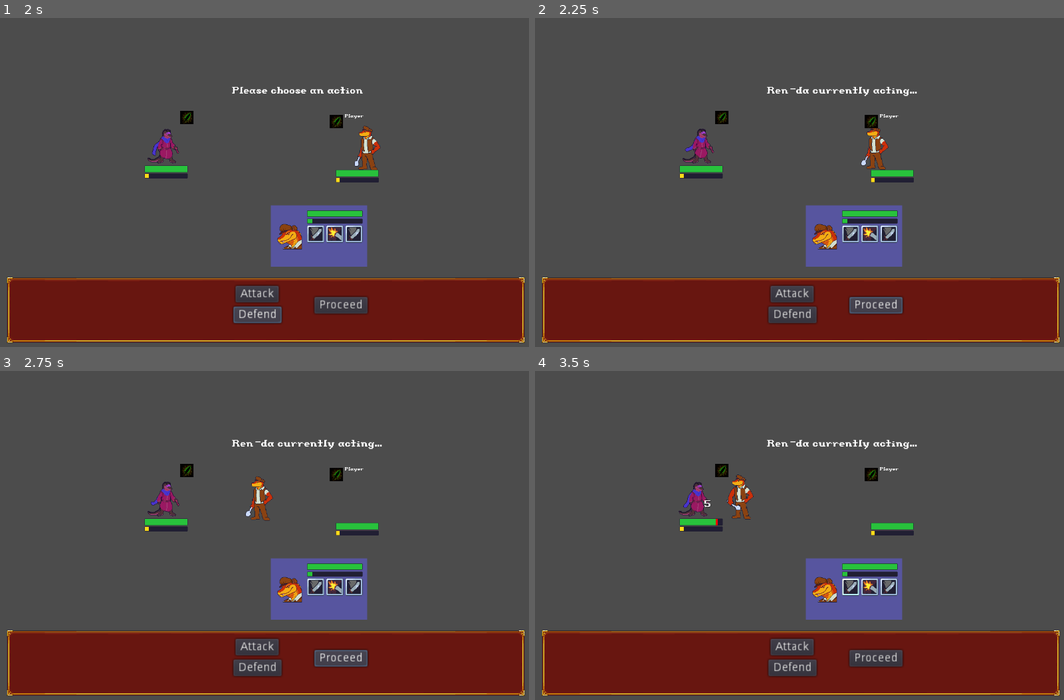
Above: before the commit, frames 1-4 (two rows, left to right).
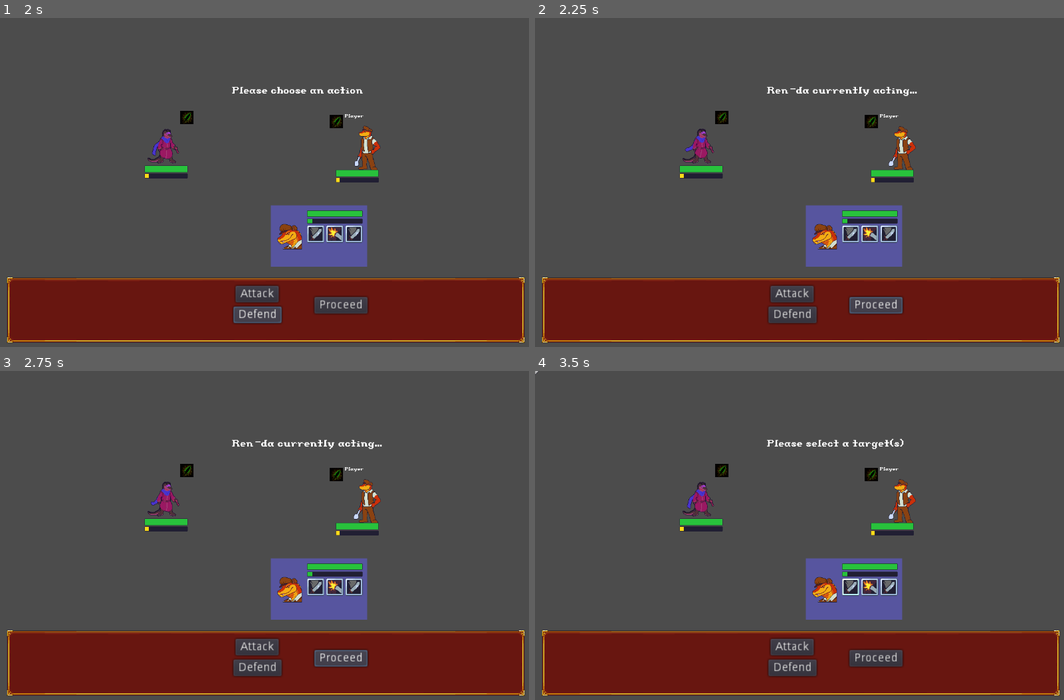
Above: after the commit, the same moments.

Repository: Introdile/SenRPG
Game: Godot game, scene res://Battle/Battle.tscn
Two runs of this game, one before a commit and one after it. Both use one fixed random seed, a clock stepped at 60 frames per second and the inputs below.
Inputs (mouse positions are in pixels of both pictures, inside the frame that each line leads up to):
- Up to frame 1 (2 s): click "Attack" at 0.5 s; click "Defend" at 1.25 s
- Up to frame 2 (2.25 s): click "Proceed" at 2 s
- Up to frame 3 (2.75 s): no input
- Up to frame 4 (3.5 s): click (852, 588) at 2.77 s

Frame 1 is identical in both runs. In frame 2, 0.7% of the frame differs, in the area x 61-72%, y 32-47%; in frame 3, 0.7%; in frame 4, 1.3%, in the area x 0-73%, y 0-47%.

Commit message:
started work on targetting
targetting is in the works. im trying to make a selection pip to show who you're hovering over, but it isn't quite working. think i'll have to make a new scene with the selection pip to handle the tweening i have to do with it

Diff:
--- a/Battle/Battle.gd
+++ b/Battle/Battle.gd
@@ -19,6 +19,8 @@
 onready var ui = get_node("UI")
 onready var stateLabel = get_node("UI/stateLabel")
 var sl = ""
+
+onready var pip = get_node("selectPip")
 
 onready var battlers #= get_tree().get_nodes_in_group("battler")
 var foes = []
@@ -60,6 +62,7 @@
 		ally.append(n)
 		n.connect("deal_damage",battleFunc,"_deal_damage")
 		n.connect("cleared_animation_stack",self,"_on_battler_clearanimstacks")
+		n.connect("interacted",self,"_on_battler_hover")
 
 	for i in Global_GameData.foeparty:
 		# pretty much as above but for enemies
@@ -74,6 +77,7 @@
 		foes.append(n)
 		n.connect("deal_damage",battleFunc,"_deal_damage")
 		n.connect("cleared_animation_stack",self,"_on_battler_clearanimstacks")
+		n.connect("interacted",self,"_on_battler_hover")
 
 	battlers = get_tree().get_nodes_in_group("battler")
 	battlers.sort_custom(battleFunc,"isSpeedGreater")
@@ -102,6 +106,7 @@
 			pass
 		battleState.TARGET:
 			sl = "Please select a target(s)"
+			if !$selectPip.visible: $selectPip.visible = true
 			pass
 		battleState.ACTION:
 			if actionOrder.empty():
@@ -128,13 +133,18 @@
 			actionOrder.pop_front()
 			changeState(battleState.FOE)
 
+func _on_battler_hover(object,event):
+	if state == battleState.TARGET:
+		if event == "hover":
+			if !$selectPip/Tween.is_active():
+				$selectPip/Tween.interpolate_property(pip,"global_position",pip.global_position,object.above.global_position,0.25,Tween.TRANS_LINEAR,Tween.EASE_IN)
+				$selectPip/Tween.start()
+
 func _on_ability_chosen(ab,ch):
 	ch.action = ab
-	ch.target.append(foes[0])
-
-func _on_attackButton_pressed():
-	ally[0].action = Global_DatabaseReader.get_from_database(0,"ability")
-	ally[0].target.append(foes[0])
+	if ab["targets"] == "ONE_FOE":
+		changeState(battleState.TARGET)
+#	ch.target.append(foes[0])
 
 func _on_proceedButton_pressed():
 	if state == battleState.PLAN:
--- a/Battle/Battle.tscn
+++ b/Battle/Battle.tscn
@@ -1,9 +1,10 @@
-[gd_scene load_steps=6 format=2]
+[gd_scene load_steps=7 format=2]
 
 [ext_resource path="res://Battle/Battle.gd" type="Script" id=1]
 [ext_resource path="res://Assets/frame.png" type="Texture" id=2]
 [ext_resource path="res://Prefabs/fontILabel.tscn" type="PackedScene" id=3]
 [ext_resource path="res://Assets/Fonts/Introdile.ttf" type="DynamicFontData" id=4]
+[ext_resource path="res://Assets/UI/select_pip.png" type="Texture" id=5]
 
 [sub_resource type="DynamicFont" id=1]
 
@@ -168,6 +169,20 @@
 margin_bottom = 243.0
 text = "Player"
 
+[node name="selectPip" type="Sprite" parent="." index="3"]
+
+visible = false
+texture = ExtResource( 5 )
+
+[node name="Tween" type="Tween" parent="selectPip" index="0"]
+
+repeat = false
+playback_process_mode = 1
+playback_speed = 1.0
+playback/active = false
+playback/repeat = false
+playback/speed = 1.0
+
 [connection signal="pressed" from="UI/NPBack/attackButton" to="." method="_on_attackButton_pressed"]
 
 [connection signal="pressed" from="UI/NPBack/proceedButton" to="." method="_on_proceedButton_pressed"]
--- a/Battle/Battler.gd
+++ b/Battle/Battler.gd
@@ -35,6 +35,10 @@
 signal deal_damage
 signal cleared_animation_stack
 signal hp_changed
+signal interacted
+
+# a
+onready var bArea = get_node("battlerArea")
 
 # animation variables
 onready var sprite = get_node("battlerSprite")
@@ -48,6 +52,12 @@
 # positions
 onready var front = get_node("positions/front")
 onready var back = get_node("positions/back")
+onready var above = get_node("positions/above")
+onready var below = get_node("positions/below")
+onready var above_back = get_node("positions/above_back")
+onready var above_front = get_node("positions/above_front")
+onready var below_front = get_node("positions/below_front")
+onready var below_back = get_node("positions/below_back")
 
 var character
 
@@ -144,6 +154,10 @@
 
 	front.position = Vector2(-front.position.x, 0)
 	back.position = Vector2(-back.position.x, 0)
+	above_front.position = Vector2(-above_front.position.x,above_front.position.y)
+	above_back.position = Vector2(-above_back.position.x,above_back.position.y)
+	below_front.position = Vector2(-below_front.position.x,below_front.position.y)
+	below_back.position = Vector2(-below_back.position.x,below_back.position.y)
 
 ## ANIMATION HANDLING ##
 
@@ -192,8 +206,16 @@
 			mpos = back.global_position
 		"TARGET_FRONT": # the front of the target
 			mpos = target[0].front.global_position
+		"TARGET_ABOVE":
+			mpos = target[0].above.global_position
 		"TARGET_BACK": # the back of the target
 			mpos = target[0].back.global_position
+		"TARGET_BELOW":
+			mpos = target[0].below.global_position
+		"TARGET_ABOVE_BACK":
+			mpos = target[0].above_back.global_position
+		"TARGET_ABOVE_FRONT":
+			mpos = target[0].above_front.global_position
 		_: # in case the pos key is mistyped
 			print("I'm not sure... stepping back...")
 			mpos = back.global_position
@@ -239,3 +261,9 @@
 	if !damageStack.empty():
 		emit_signal("deal_damage", self, target[0], damageStack.front())
 		damageStack.pop_front()
+
+func _on_battlerArea_input_event(viewport, event, shape_idx):
+	if event is InputEventMouseMotion:
+		emit_signal("interacted",self,"hover")
+	elif event.is_pressed() and event.button_index == BUTTON_LEFT:
+		emit_signal("interacted",self,"click")
--- a/Battle/Battler.tscn
+++ b/Battle/Battler.tscn
@@ -62,9 +62,8 @@
 "values": [ 16, 17, 18, 19 ]
 }
 
-[sub_resource type="Animation" id=2]
-
-resource_name = "idle"
+[sub_resource type="Animation" id=4]
+
 length = 1.6
 loop = true
 step = 0.2
@@ -81,16 +80,12 @@
 "values": [ 0, 1, 2, 3, 4, 5, 6, 7 ]
 }
 
-[node name="Battler" type="Node2D" groups=[
+[node name="Battler" type="Node2D" index="0" groups=[
 "battler",
 ]]
 
 script = ExtResource( 1 )
 flip = false
-max_hp = 20
-_attack = 10
-_defense = 5
-_speed = 2
 
 [node name="battlerSprite" type="Sprite" parent="." index="0"]
 
@@ -122,9 +117,9 @@
 playback_process_mode = 1
 playback_default_blend_time = 0.0
 playback_speed = 1.0
-anims/attack = SubResource( 3 )
-anims/hurt = SubResource( 4 )
-anims/idle = SubResource( 2 )
+anims/attack = SubResource( 2 )
+anims/hurt = SubResource( 3 )
+anims/idle = SubResource( 4 )
 blend_times = [  ]
 
 [node name="battleAction" type="Sprite" parent="." index="3"]
@@ -174,7 +169,37 @@
 position = Vector2( 70, 0 )
 _sections_unfolded = [ "Transform", "Z Index" ]
 
-[node name="back" type="Position2D" parent="positions" index="1"]
+[node name="above" type="Position2D" parent="positions" index="1"]
+
+position = Vector2( 0, -50 )
+_sections_unfolded = [ "Transform", "Z Index" ]
+
+[node name="above_back" type="Position2D" parent="positions" index="2"]
+
+position = Vector2( -70, -50 )
+_sections_unfolded = [ "Transform", "Z Index" ]
+
+[node name="above_front" type="Position2D" parent="positions" index="3"]
+
+position = Vector2( 70, -50 )
+_sections_unfolded = [ "Transform", "Z Index" ]
+
+[node name="below" type="Position2D" parent="positions" index="4"]
+
+position = Vector2( 0, 50 )
+_sections_unfolded = [ "Transform", "Z Index" ]
+
+[node name="below_back" type="Position2D" parent="positions" index="5"]
+
+position = Vector2( -70, 50 )
+_sections_unfolded = [ "Transform", "Z Index" ]
+
+[node name="below_front" type="Position2D" parent="positions" index="6"]
+
+position = Vector2( 70, 50 )
+_sections_unfolded = [ "Transform", "Z Index" ]
+
+[node name="back" type="Position2D" parent="positions" index="7"]
 
 position = Vector2( -70, 0 )
 _sections_unfolded = [ "Transform", "Z Index" ]
@@ -200,4 +225,6 @@
 lines_skipped = 0
 max_lines_visible = -1
 
+[connection signal="input_event" from="battlerArea" to="." method="_on_battlerArea_input_event"]
+
 [connection signal="animation_finished" from="battlerAnim" to="." method="_on_battlerAnim_animation_finished"]
--- a/Battle/UI/characterUI.tscn
+++ b/Battle/UI/characterUI.tscn
@@ -42,7 +42,7 @@
 margin = Rect2( 0, 0, 0, 0 )
 filter_clip = false
 
-[node name="characterUI" type="Panel" index="0"]
+[node name="characterUI" type="Panel"]
 
 anchor_left = 0.0
 anchor_top = 0.0
@@ -72,6 +72,7 @@
 margin_top = -62.0
 margin_bottom = 62.0
 grow_horizontal = 0
+grow_vertical = 0
 rect_pivot_offset = Vector2( 0, 0 )
 rect_clip_content = false
 mouse_filter = 1
--- a/Database/abilityDatabase.json
+++ b/Database/abilityDatabase.json
@@ -1,13 +1,12 @@
 {
 	"-1": {
 		"name": "Example Ability",
-		"icon": "res://icon.png",
+		"icon": "a number indicating the id of the icon",
 		"description": "This describes the ability.",
-		"targets": "SELF",
-		"type": "DAMAGE",
-		"element": "NONE",
+		"targets": "ONE_FOE, ONE_ALLY, ALL_FOES, ALL_ALLIES, SELF",
+		"type": "DAMAGE, BUFF, DEBUFF, HEAL",
 		"damage": [
-			{ "type": "HP_DAMAGE", "element": "PHYSICAL", "based_stat": "MIGHT","power": 1.0 }
+			{ "type": "HP_DAMAGE", "element": "PHYSICAL", "based_stat": "MIGHT, TOUGH, POWER, WARD","power": 1.0 }
 		],
 		"effects": [
 			{ "effectID": "-1" },
@@ -20,8 +19,8 @@
 		"name": "Attack",
 		"description": "A basic physical attack.",
 		"icon": 0,
-		"targets": "ONE_ENEMY",
-		"type": "Damage",
+		"targets": "ONE_FOE",
+		"type": "DAMAGE",
 		"element": "PHYSICAL",
 		"damage": [
 			{ "type": "HP_DAMAGE", "element": "PHYSICAL", "based_stat": "MIGHT","power": 1.0 },
@@ -37,7 +36,8 @@
 		"name": "Shoot",
 		"description": "A basic ranged physical attack.",
 		"icon": 1,
-		"type": "Damage",
+		"targets": "ONE_FOE",
+		"type": "DAMAGE",
 		"damage": [
 			{ "type": "HP_DAMAGE", "element": "PHYSICAL", "based_stat": "MIGHT","power": 1.0 },
 		],
@@ -52,7 +52,8 @@
 		"name": "Flickering Strike",
 		"description": "Puts up a fire-infused shield, protecting the user and dealing damage to any who dare attack them.",
 		"icon": 0,
-		"type": "Buff",
+		"targets": "ONE_FOE",
+		"type": "DAMAGE",
 		"damage": [
 			{ "type": "HP_DAMAGE", "element": "PHYSICAL", "based_stat": "MIGHT","power": 1.5 },
 			],
Binary file added: Assets/UI/select_pip.png
Not shown, added: Assets/UI/select_pip.png.import
Not shown: 2 places in Battle/Battler.tscn that only renumber resources
